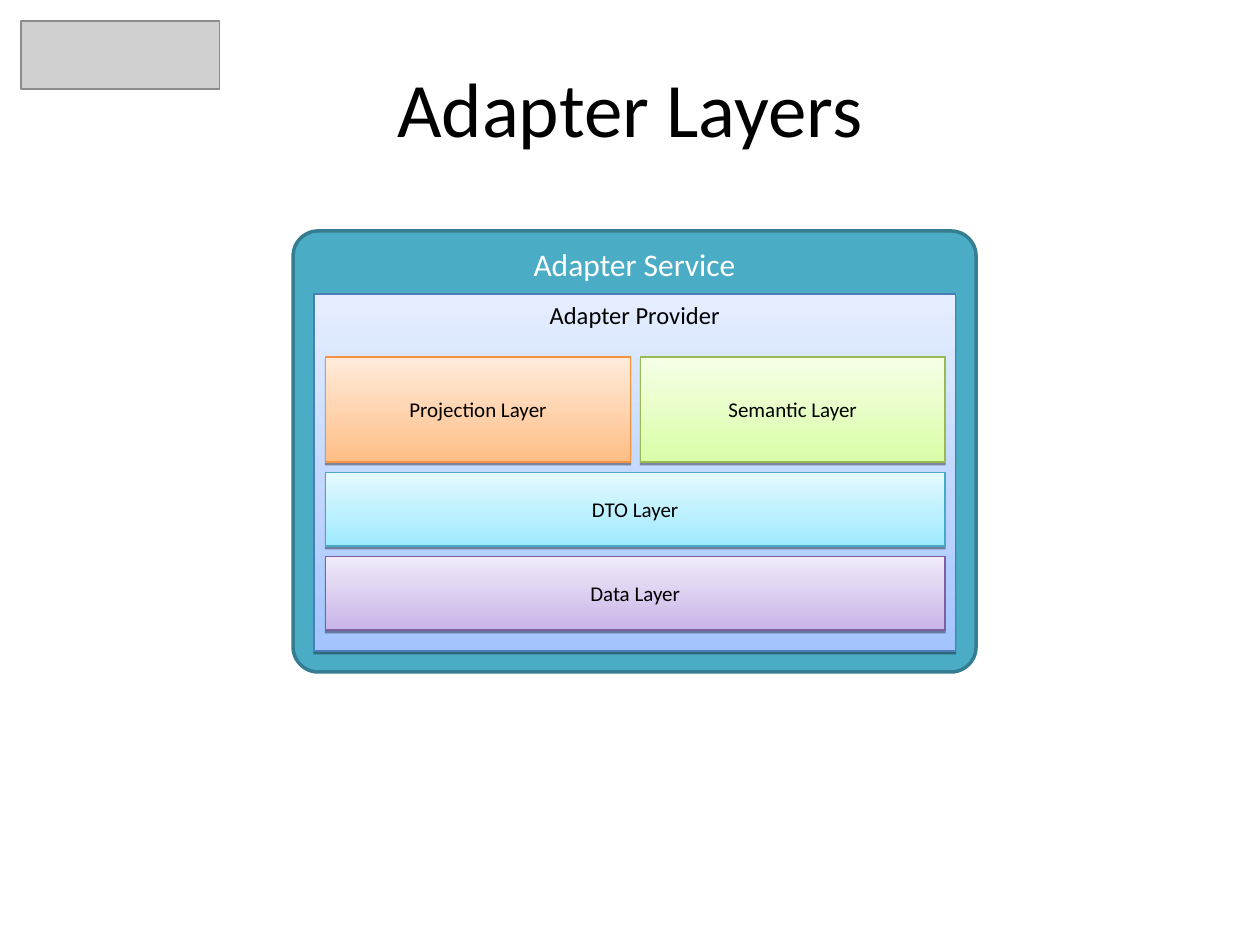
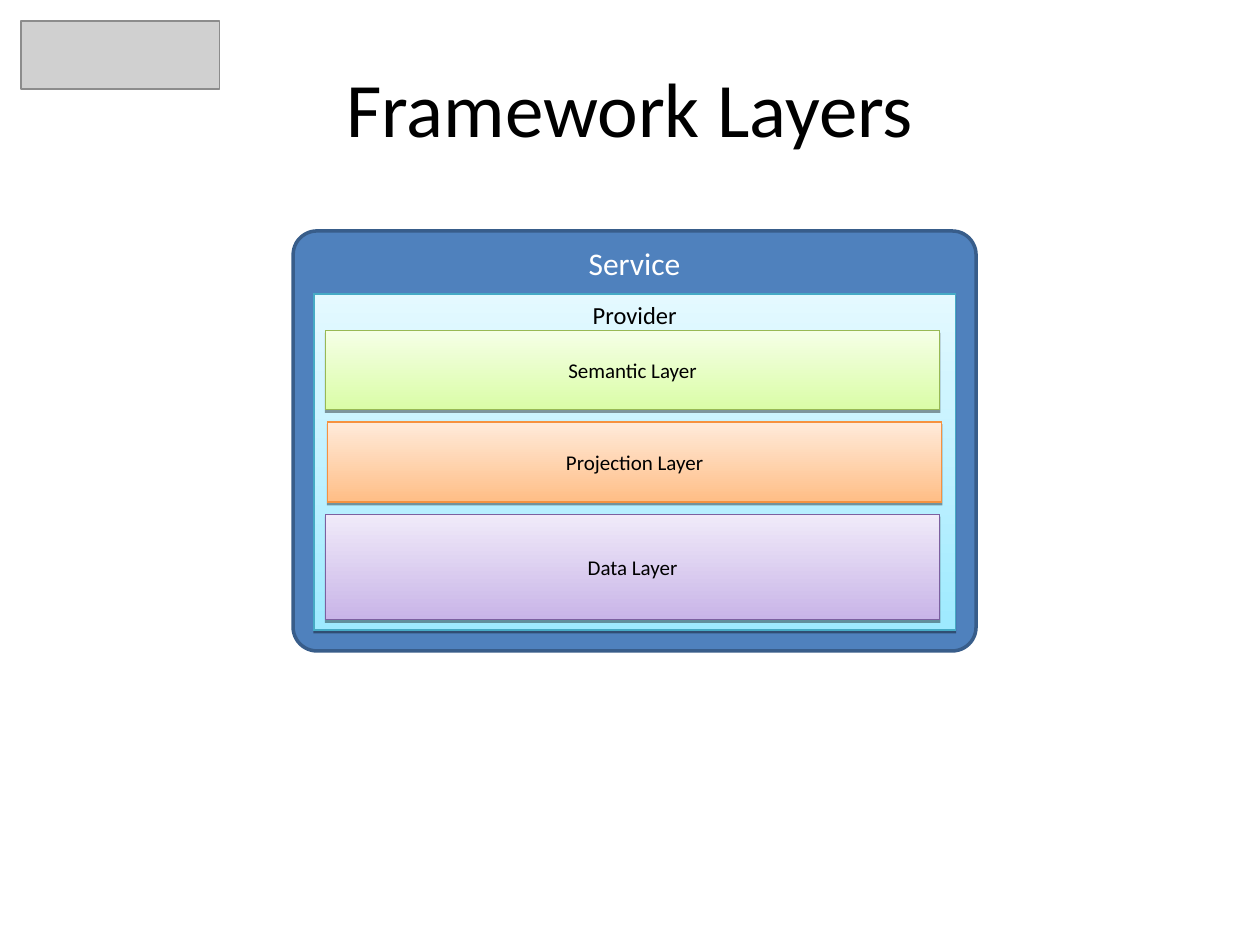
Before and after one commit to heyena/iring-tools, a slide deck: slide 15 of branches/2.0.x/Documentation/iRINGTools_SDK_Overview_v2.0.0.ppt (slide 12 before the commit). Drawn at 1260x945 pixels with LibreOffice and Linux fonts; fonts in the diff are those of the drawing; grey boxes stand for pictures; background and template pictures are left out. Boxes give left, top, right and bottom in pixels: in the first picture for what was removed or moved away, otherwise in the second. Text is boxed around its words. In the diff, an @@ line names an element or a change of style, - is before the commit and + after.

```diff
--- a/branches/2.0.x/Documentation/iRINGTools_SDK_Overview_v2.0.0.ppt
+++ b/branches/2.0.x/Documentation/iRINGTools_SDK_Overview_v2.0.0.ppt
@@ text at <box>346,83,913,150</box>: text changed @@
-Adapter Layers
+Framework Layers
@@ rounded rectangle "Service": place and size @@
-rounded rectangle "Service" at <box>294,231,976,672</box>
+rounded rectangle "Service" at <box>294,231,976,650</box>
@@ rounded rectangle "Service" at <box>294,231,976,650</box>: fill #4BACC6 to #4F81BD; outline #357D91 2.01 pt to #385D8A 2.01 pt @@
@@ text in rounded rectangle at <box>589,253,681,275</box>: text changed @@
-Adapter Service
+Service
@@ rectangle "Provider": place and size @@
-rectangle "Provider" at <box>314,294,955,650</box>
+rectangle "Provider" at <box>314,294,955,630</box>
@@ rectangle "Provider" at <box>314,294,955,630</box>: fill gradient #A3C4FF to #E5EEFF to gradient #9EEAFF to #E4F9FF; outline #4A7EBB 0.74 pt to #46AAC5 0.74 pt @@
@@ text in rectangle at <box>593,307,677,331</box>: text changed @@
-Adapter Provider
+Provider
@@ rectangle "Semantic Layer": place and size @@
-rectangle "Semantic Layer" at <box>640,357,945,461</box>
+rectangle "Semantic Layer" at <box>325,331,939,410</box>
@@ rectangle "Projection Layer": place and size @@
-rectangle "Projection Layer" at <box>325,357,630,461</box>
+rectangle "Projection Layer" at <box>328,422,942,503</box>
@@ rectangle removed at <box>325,472,945,546</box> @@
-DTO Layer
@@ rectangle "Data Layer": place and size @@
-rectangle "Data Layer" at <box>325,557,945,630</box>
+rectangle "Data Layer" at <box>325,514,939,619</box>
```
Also in this commit, not shown: 7 other slides changed, 8 slides added, 5 slides removed, 1 other file.
